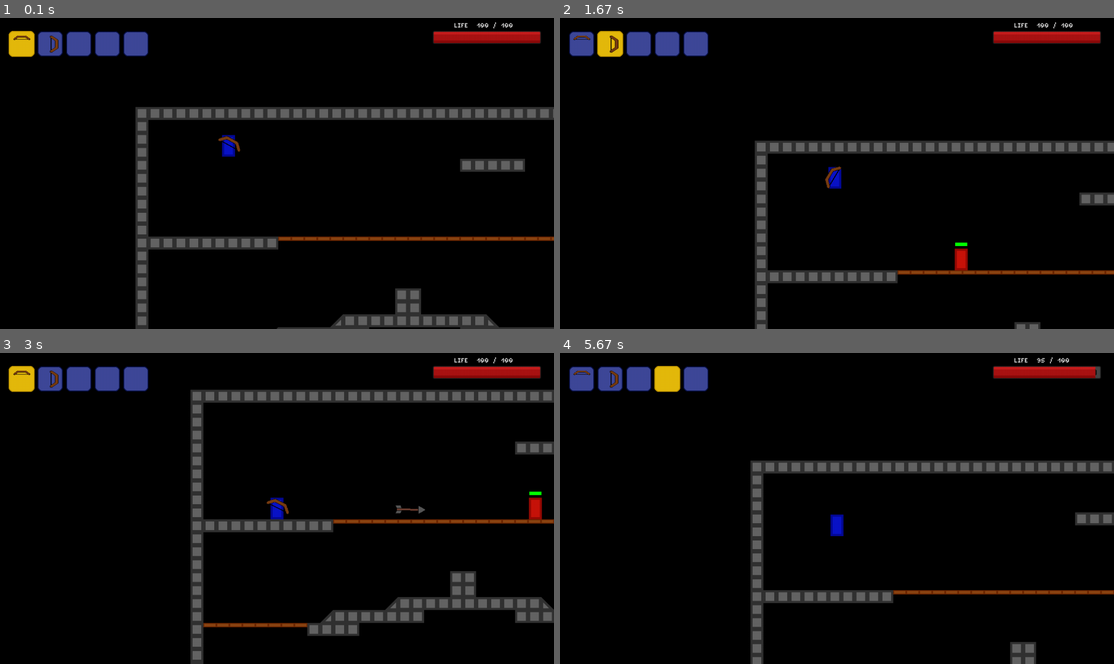
Above: before the commit, frames 1-4 (two rows, left to right).
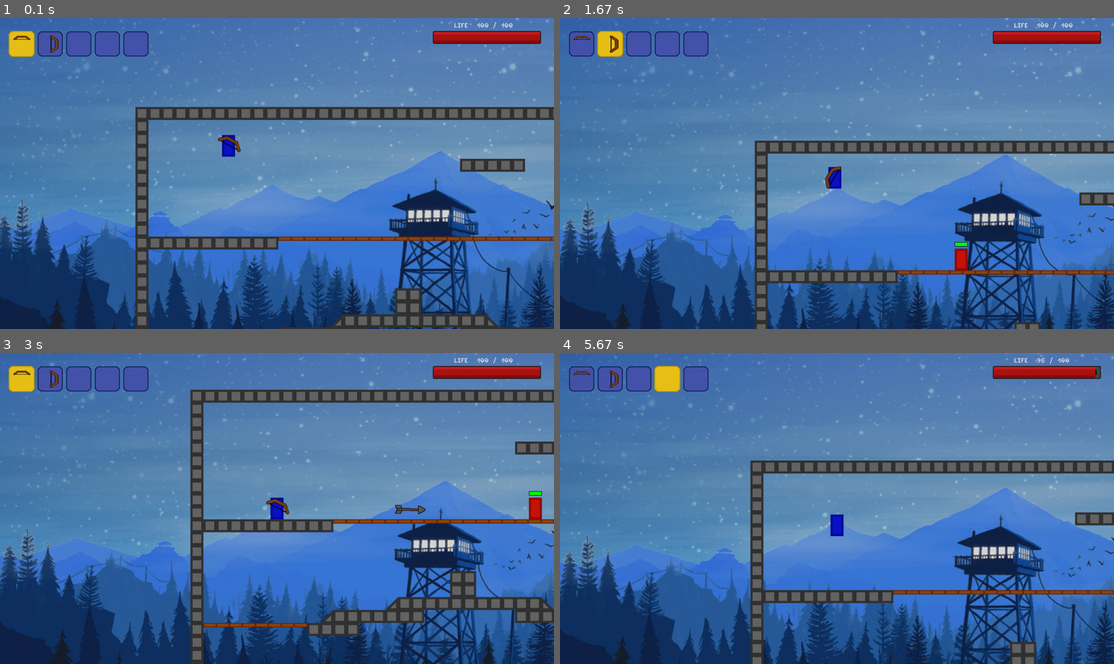
Above: after the commit, the same moments.

Repository: Programmer-Anchous/arena_pygame
Game: pygame game, started from game.py
Same seed, same stepped clock (60 frames per second), same inputs: the game is played once before the commit and once after it.
Inputs (mouse positions are in pixels of both pictures, inside the frame that each line leads up to):
- Up to frame 1 (0.1 s): no input
- Up to frame 2 (1.67 s): type "ann" at 0.33 s; tap Enter at 0.67 s; click (609, 42) at 0.93 s; tap Space at 1.22 s; type "a" at 1.55 s
- Up to frame 3 (3 s): tap Enter at 1.68 s; click (77, 377) at 2.15 s; tap D at 2.43 s; click (22, 377) at 2.82 s
- Up to frame 4 (5.67 s): click (665, 377) at 3.15 s; click (692, 377) at 3.48 s; tap Space at 3.77, 5.1 s; click (582, 377) at 4.15 s; click (609, 377) at 4.48 s; click (665, 377) at 4.82 s

The runs differ from the first frame. In frame 1, 89% of the frame differs, in the area x 0-100%, y 0-100%; in frame 2, 92%; in frame 3, 88%; in frame 4, 91%.

Commit message:
saving enemy arrows

Diff:
--- a/characters.py
+++ b/characters.py
@@ -370,7 +370,6 @@
 
         self.previous_coord = None
 
-
     def draw_health(self, scroll):
         green = int(self.health * 2.55)
         pygame.draw.rect(self.display, (255 - green, green, 0),
@@ -477,6 +476,8 @@
         self.enemies = list()
         self.player = player
 
+        self.bullets = Bullets(display, 11)
+
     def kill_all(self):
         self.enemies.clear()
 
@@ -484,24 +485,33 @@
         i = 0
         while i < len(self.enemies):
             self.enemies[i].update(scroll)
+
+            # check if player bullets collide with enemies
             k = 0
             while k < len(bullets.bullets):
                 if bullets.bullets[k].get_hitbox().colliderect(self.enemies[i].rect):
                     self.enemies[i].health -= bullets.bullets[k].damage
                     del bullets.bullets[k]
                     if self.enemies[i].health <= 0:
+                        # if enemy died save his bullets
+                        self.bullets.extend(self.enemies[i].bullets)
+
                         del self.enemies[i]
                         i -= 1
                         break
                     k -= 1
                 k += 1
 
+            # check if player arrows collide with enemies
             k = 0
             while k < len(arrows.arrows):
                 if arrows.arrows[k].get_hitbox().colliderect(self.enemies[i].rect):
                     self.enemies[i].health -= arrows.arrows[k].damage
                     del arrows.arrows[k]
                     if self.enemies[i].health <= 0:
+                        # if enemy died save his bullets
+                        self.bullets.extend(self.enemies[i].bullets)
+
                         del self.enemies[i]
                         i -= 1
                         break
@@ -510,6 +520,7 @@
 
             i += 1
 
+        # check if bullets or arrows collide with player
         for enemy in self.enemies:
             i = 0
             while i < len(enemy.bullets.bullets):
@@ -519,5 +530,15 @@
                 else:
                     i += 1
 
+        # update bullets of dies enemies
+        self.bullets.update(scroll, self.rects)
+        i = 0
+        while i < len(self.bullets.bullets):
+            if self.bullets.bullets[i].get_hitbox().colliderect(self.player):
+                del self.bullets.bullets[i]
+                self.player.float_health -= 5
+            else:
+                i += 1
+
     def add_enemy(self, coords, targetx, targety):
         self.enemies.append(Enemy_Sniper(self.display, coords, self.rects, self.platforms, targetx, targety, self.player))
--- a/game.py
+++ b/game.py
@@ -210,7 +210,7 @@
         scroll = parallax_scrolling()
 
         display.fill((0, 0, 0))
-        # display.blit(background, (-scroll[0] * 0.1 - 400, -scroll[1] * 0.1 - 350))
+        display.blit(background, (-scroll[0] * 0.1 - 400, -scroll[1] * 0.1 - 350))
 
         mx, my = pygame.mouse.get_pos()
         # mx //= 2
--- a/weapon.py
+++ b/weapon.py
@@ -241,6 +241,9 @@
     def add_bullet(self, start: tuple, end: tuple):
         self.bullets.append(Bullet(self.display, start, end, self.speed))
 
+    def extend(self, bullets):
+        self.bullets.extend(bullets.bullets)
+
 
 class Arrows:
     def __init__(self, display: pygame.Surface, speed: int, gravity: int):
